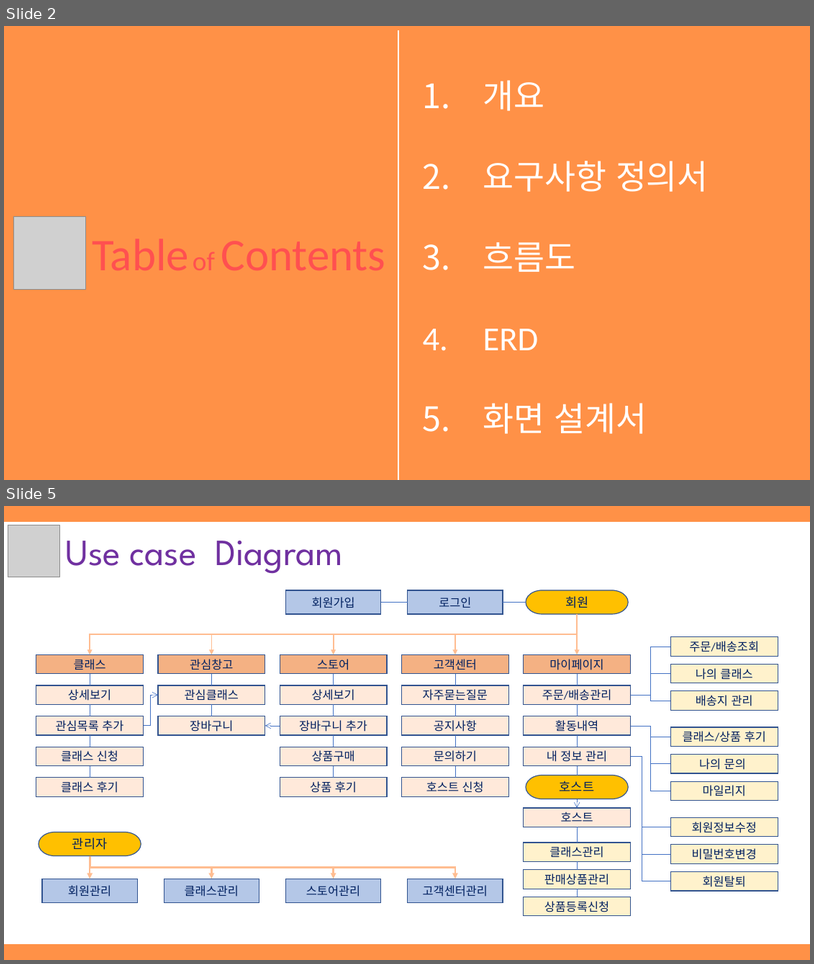
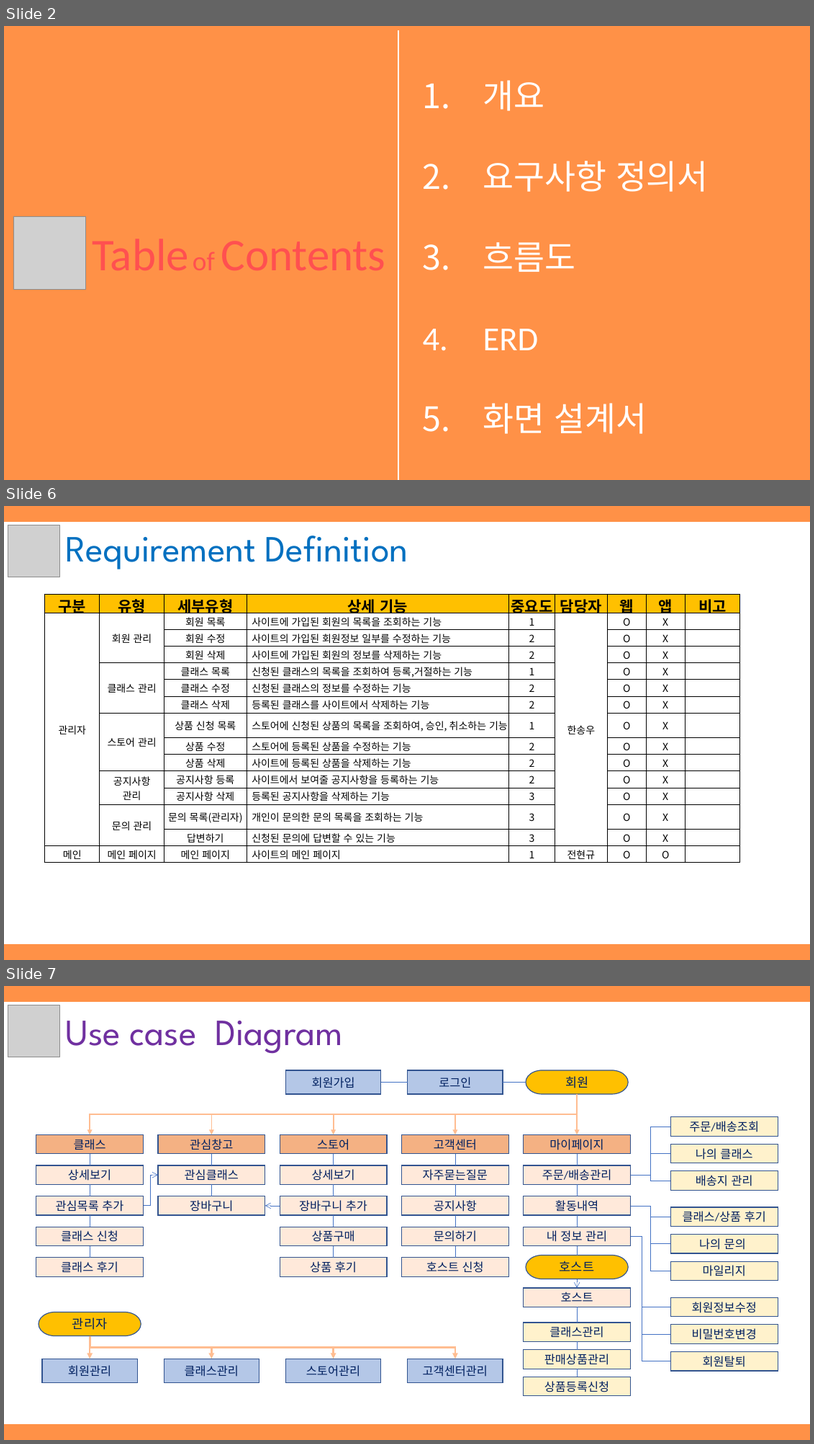
Before and after one commit to hhsw07/ezen-academy-projects, a slide deck: WebContent/발표자료/1차/3조 원데이클래스.pptx. Shown one above the other, each under a label of ours: slides 2 and 5 before the commit, slides 2, 6 and 7 after it; the slides between them are not shown. The pictures are 814x964 and 814x1444 pixels, drawn with LibreOffice and Linux fonts; fonts in the diff are those of the drawing; grey boxes stand for pictures. Boxes give left, top, right and bottom in pixels: in the first picture for what was removed or moved away, otherwise in the second. Text is boxed around its words. In the diff, an @@ line names an element or a change of style, - is before the commit and + after.

```diff
--- a/WebContent/발표자료/1차/3조 원데이클래스.pptx
+++ b/WebContent/발표자료/1차/3조 원데이클래스.pptx
@@ slide 6 added at bbox=[4, 506, 810, 960], background #FF9147 @@
@@ rectangle added at bbox=[4, 522, 810, 943], fill #FFFFFF, outline #FFFFFF 1 pt @@
@@ picture added at bbox=[8, 525, 59, 577] @@
@@ text added at bbox=[65, 536, 409, 569], 44 pt, text #0070C0 @@
+Requirement Definition
@@ table added at bbox=[45, 595, 741, 862], 15 rows, 9 columns @@
+구분 | 유형 | 세부유형 | 상세 기능 | 중요도 | 담당자 | 웹 | 앱 | 비고
+관리자 | 회원 관리 | 회원 목록 | 사이트에 가입된 회원의 목록을 조회하는 기능 | 1 | 한송우 | O | X | 
+ |  | 회원 수정 | 사이트의 가입된 회원정보 일부를 수정하는 기능 | 2 |  | O | X | 
+ |  | 회원 삭제 | 사이트에 가입된 회원의 정보를 삭제하는 기능 | 2 |  | O | X | 
+ | 클래스 관리 | 클래스 목록 | 신청된 클래스의 목록을 조회하여 등록,거절하는 기능 | 1 |  | O | X | 
+ |  | 클래스 수정 | 신청된 클래스의 정보를 수정하는 기능 | 2 |  | O | X | 
+ |  | 클래스 삭제 | 등록된 클래스를 사이트에서 삭제하는 기능 | 2 |  | O | X | 
+ | 스토어 관리 | 상품 신청 목록 | 스토어에 신청된 상품의 목록을 조회하여, 승인, 취소하는 기능 | 1 |  | O | X | 
+ |  | 상품 수정 | 스토어에 등록된 상품을 수정하는 기능 | 2 |  | O | X | 
+ |  | 상품 삭제 | 사이트에 등록된 상품을 삭제하는 기능 | 2 |  | O | X | 
+ | 공지사항 / 관리 | 공지사항 등록 | 사이트에서 보여줄 공지사항을 등록하는 기능 | 2 |  | O | X | 
+ |  | 공지사항 삭제 | 등록된 공지사항을 삭제하는 기능 | 3 |  | O | X | 
+ | 문의 관리 | 문의 목록(관리자) | 개인이 문의한 문의 목록을 조회하는 기능 | 3 |  | O | X | 
+ |  | 답변하기 | 신청된 문의에 답변할 수 있는 기능 | 3 |  | O | X | 
+메인 | 메인 페이지 | 메인 페이지 | 사이트의 메인 페이지 | 1 | 전현규 | O | O | 
@@ what was slide 5 is now slide 7 @@
```
Also in this commit, not shown: 2 slides changed, 3 other slides added, 1 slide removed, 2 other files.
